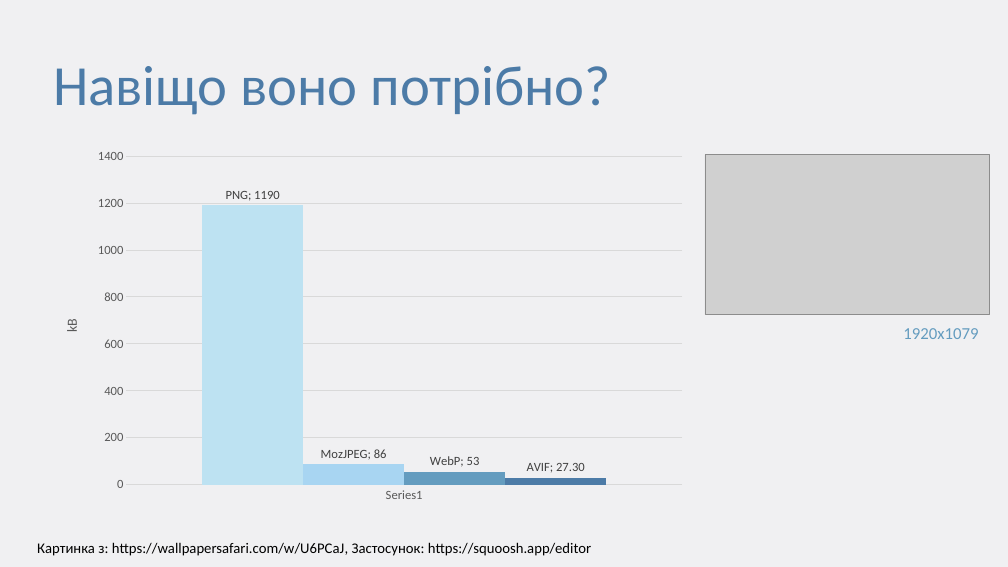
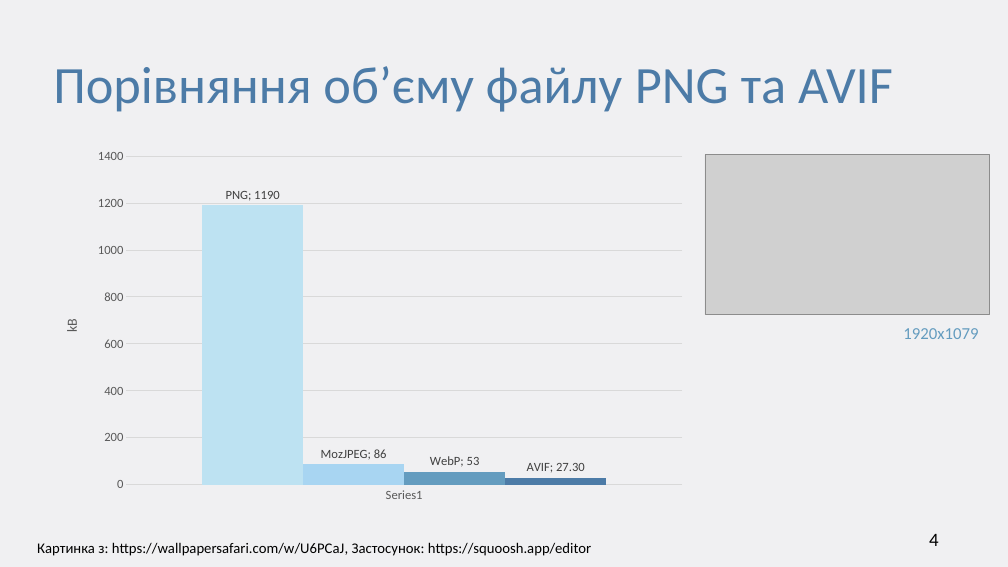
Before and after one commit to ltlaitoff/university-4, a slide deck: slide 4 of graphics/AVIF Computer Graphics.pptx (slide 3 before the commit). Drawn at 1008x567 pixels with LibreOffice and Linux fonts; fonts in the diff are those of the drawing; grey boxes stand for pictures. Boxes give left, top, right and bottom in pixels: in the first picture for what was removed or moved away, otherwise in the second. Text is boxed around its words. In the diff, an @@ line names an element or a change of style, - is before the commit and + after.

Commit message:
Graphics AVIF

```diff
--- a/graphics/AVIF Computer Graphics.pptx
+++ b/graphics/AVIF Computer Graphics.pptx
@@ text at box(53, 66, 893, 112): text changed; size 54 to 50 pt @@
-Навіщо воно потрібно?
+Порівняння об’єму файлу PNG та AVIF
@@ page number added at box(929, 534, 939, 546), 18 pt, text #000000 @@
+4
```
Also in this commit, not shown: 4 other slides changed, 4 slides added, 1 slide removed, 1 other file.
